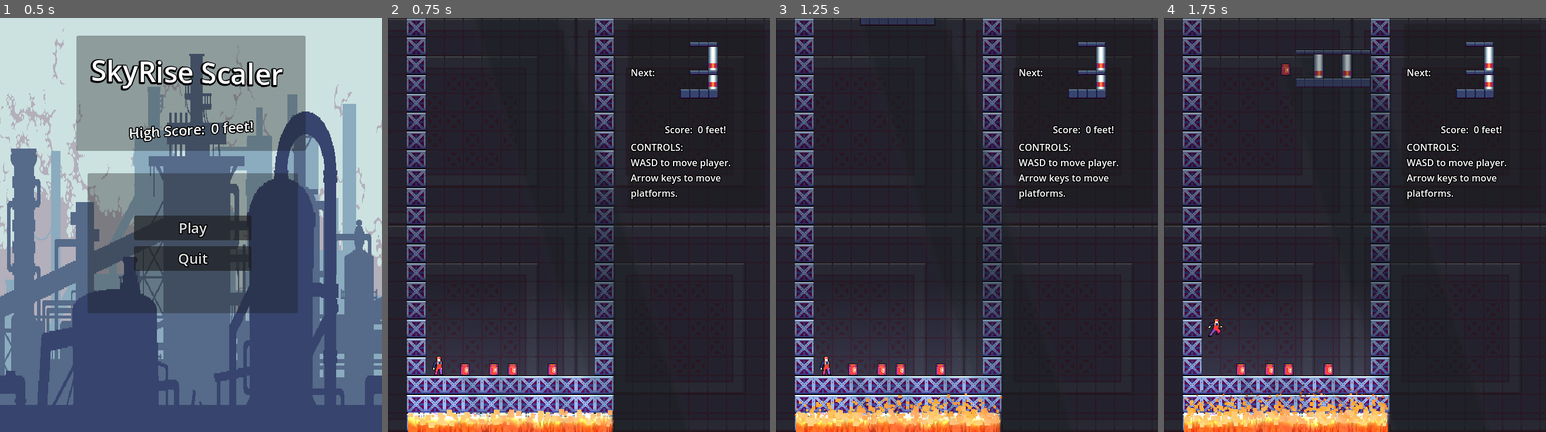
Above: before the commit, frames 1-4 (left to right).
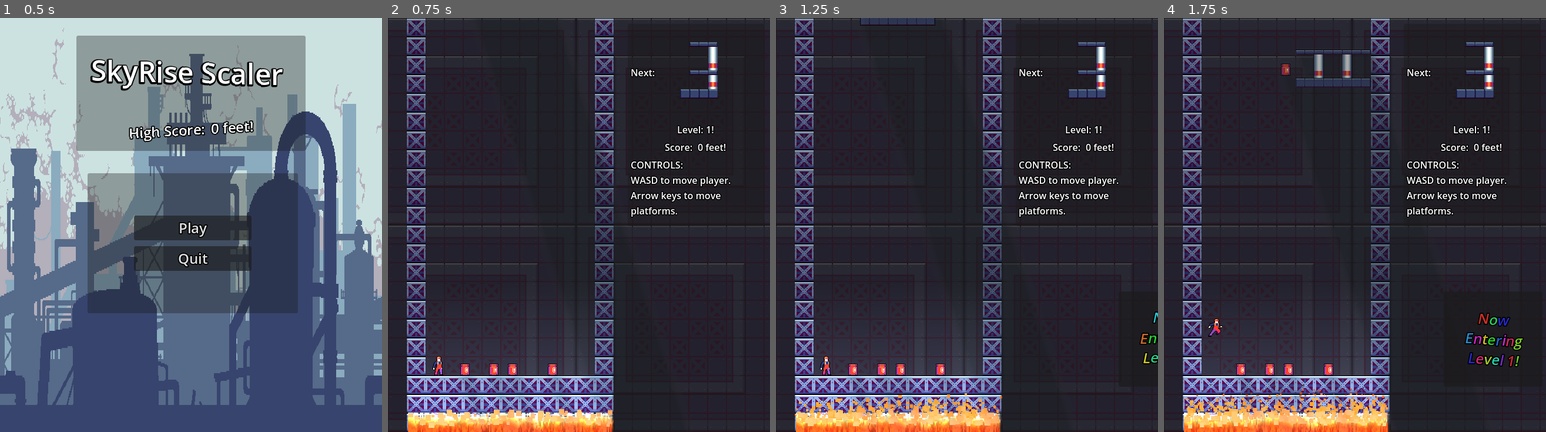
Above: after the commit, the same moments.

Repository: RexShipton/SkyRise-Scaler
Game: Godot game, scene res://scenes/main_menu.tscn
Two runs of this game, one before a commit and one after it. Both use one fixed random seed, a clock stepped at 60 frames per second and the inputs below. Sound files missing from this copy of the repository are replaced by a short silence.
Inputs (mouse positions are in pixels of both pictures, inside the frame that each line leads up to):
- Up to frame 1 (0.5 s): no input
- Up to frame 2 (0.75 s): click "Play" at 0.5 s
- Up to frame 3 (1.25 s): no input
- Up to frame 4 (1.75 s): move the mouse to (1439, 204) at 1.27 s; hold Right (block_right) from 1.28 s (still down); hold Down (block_fast_fall) from 1.28 s (still down); tap W (character_jump) at 1.52 s

Frame 1 is identical in both runs. In frame 2, 1.9% of the frame differs, in the area x 63-90%, y 25-49%; in frame 3, 2.1%; in frame 4, 2.6%, in the area x 63-95%, y 25-85%.
Error in both runs: Invalid operands 'float' and 'Nil' in operator '+'. (res://scenes/piece.gd:35)

Commit message:
Connected level stuff to HUD.

Diff:
--- a/new-game-project/scenes/hud.gd
+++ b/new-game-project/scenes/hud.gd
@@ -7,6 +7,11 @@
 @onready var click_sound: AudioStreamPlayer = $ClickSound
 @onready var game_over_main_menu_button: Button = $Center/GameOverPanel/MarginContainer/VBoxContainer/GameOverMainMenuButton
 @onready var next_tile_texture: TextureRect = $TopRight/MarginContainer/Panel/MarginContainer/VBoxContainer/HBoxContainer/NextTileHolder/TextureRect
+@onready var level_label: Label = $TopRight/MarginContainer/Panel/MarginContainer/VBoxContainer/HBoxContainer3/LevelLabel
+@onready var rich_level_text_label: RichTextLabel = $LevelAnimator/Panel/MarginContainer/VBoxContainer/RichLevelTextLabel
+@onready var level_animation_player: AnimationPlayer = $LevelAnimator/LevelAnimationPlayer
+
+const defaultRichTextString : String = "[wave amp=40.0 freq=5.0][i][center][rainbow]Now Entering Level "
 
 func _ready() -> void:
 	update_score()
@@ -19,6 +24,12 @@
 
 func update_tile(tileTexture : Texture) -> void:
 	next_tile_texture.texture = tileTexture
+
+func update_level(level : int) -> void:
+	level_label.text = str(level) + "!"
+	rich_level_text_label.text = defaultRichTextString + str(level) + "!"
+	level_animation_player.stop()
+	level_animation_player.play("play")
 
 func game_over() -> void:
 	game_over_panel.visible = true
--- a/new-game-project/scenes/hud.tscn
+++ b/new-game-project/scenes/hud.tscn
@@ -7,6 +7,43 @@
 [ext_resource type="AudioStream" uid="uid://b5td44yj4blkb" path="res://sounds/click.wav" id="5_wavpm"]
 [ext_resource type="AudioStream" uid="uid://btfxxodd8rhk7" path="res://sounds/switch.wav" id="6_2w2a0"]
 
+[sub_resource type="Animation" id="Animation_cgfk3"]
+length = 0.001
+tracks/0/type = "value"
+tracks/0/imported = false
+tracks/0/enabled = true
+tracks/0/path = NodePath(".:position")
+tracks/0/interp = 1
+tracks/0/loop_wrap = true
+tracks/0/keys = {
+"times": PackedFloat32Array(0),
+"transitions": PackedFloat32Array(1),
+"update": 0,
+"values": [Vector2(674, 465)]
+}
+
+[sub_resource type="Animation" id="Animation_qprsr"]
+resource_name = "play"
+length = 5.0
+tracks/0/type = "value"
+tracks/0/imported = false
+tracks/0/enabled = true
+tracks/0/path = NodePath(".:position")
+tracks/0/interp = 2
+tracks/0/loop_wrap = true
+tracks/0/keys = {
+"times": PackedFloat32Array(0, 1, 1.5, 3.46667, 4, 5),
+"transitions": PackedFloat32Array(1, 1, 1, 1, 1, 1),
+"update": 0,
+"values": [Vector2(674, 465), Vector2(480, 465), Vector2(440, 465), Vector2(440, 465), Vector2(480, 465), Vector2(674, 465)]
+}
+
+[sub_resource type="AnimationLibrary" id="AnimationLibrary_kx8yd"]
+_data = {
+"RESET": SubResource("Animation_cgfk3"),
+"play": SubResource("Animation_qprsr")
+}
+
 [node name="HUD" type="CanvasLayer"]
 script = ExtResource("1_y4rcl")
 
@@ -16,7 +53,7 @@
 anchor_left = 1.0
 anchor_right = 1.0
 offset_left = -242.0
-offset_bottom = 324.0
+offset_bottom = 354.0
 grow_horizontal = 0
 mouse_filter = 2
 
@@ -71,6 +108,20 @@
 grow_horizontal = 2
 grow_vertical = 2
 expand_mode = 1
+
+[node name="HBoxContainer3" type="HBoxContainer" parent="TopRight/MarginContainer/Panel/MarginContainer/VBoxContainer"]
+layout_mode = 2
+alignment = 1
+
+[node name="Label" type="Label" parent="TopRight/MarginContainer/Panel/MarginContainer/VBoxContainer/HBoxContainer3"]
+layout_mode = 2
+text = "Level:"
+label_settings = ExtResource("3_oia73")
+
+[node name="LevelLabel" type="Label" parent="TopRight/MarginContainer/Panel/MarginContainer/VBoxContainer/HBoxContainer3"]
+layout_mode = 2
+text = "1!"
+label_settings = ExtResource("3_oia73")
 
 [node name="HBoxContainer2" type="HBoxContainer" parent="TopRight/MarginContainer/Panel/MarginContainer/VBoxContainer"]
 layout_mode = 2
@@ -175,6 +226,54 @@
 stream = ExtResource("6_2w2a0")
 volume_db = -15.0
 
+[node name="LevelAnimator" type="Control" parent="."]
+layout_mode = 3
+anchors_preset = 0
+offset_left = 674.0
+offset_top = 465.0
+offset_right = 842.0
+offset_bottom = 627.0
+
+[node name="Panel" type="Panel" parent="LevelAnimator"]
+layout_mode = 2
+offset_right = 168.0
+offset_bottom = 162.0
+
+[node name="MarginContainer" type="MarginContainer" parent="LevelAnimator/Panel"]
+layout_mode = 1
+anchors_preset = 15
+anchor_right = 1.0
+anchor_bottom = 1.0
+grow_horizontal = 2
+grow_vertical = 2
+theme_override_constants/margin_left = 10
+theme_override_constants/margin_top = 10
+theme_override_constants/margin_right = 10
+theme_override_constants/margin_bottom = 10
+
+[node name="VBoxContainer" type="VBoxContainer" parent="LevelAnimator/Panel/MarginContainer"]
+layout_mode = 2
+
+[node name="Label" type="Label" parent="LevelAnimator/Panel/MarginContainer/VBoxContainer"]
+visible = false
+layout_mode = 2
+text = "Now Entering..."
+
+[node name="RichLevelTextLabel" type="RichTextLabel" parent="LevelAnimator/Panel/MarginContainer/VBoxContainer"]
+layout_mode = 2
+size_flags_vertical = 6
+theme_override_constants/outline_size = 7
+theme_override_font_sizes/italics_font_size = 24
+bbcode_enabled = true
+text = "[wave amp=40.0 freq=5.0][i][center][rainbow]Now Entering Level 2!"
+fit_content = true
+scroll_active = false
+
+[node name="LevelAnimationPlayer" type="AnimationPlayer" parent="LevelAnimator"]
+libraries = {
+"": SubResource("AnimationLibrary_kx8yd")
+}
+
 [connection signal="focus_entered" from="Center/GameOverPanel/MarginContainer/VBoxContainer/GameOverMainMenuButton" to="." method="play_switch_sound"]
 [connection signal="mouse_entered" from="Center/GameOverPanel/MarginContainer/VBoxContainer/GameOverMainMenuButton" to="." method="_on_game_over_main_menu_button_mouse_entered"]
 [connection signal="pressed" from="Center/GameOverPanel/MarginContainer/VBoxContainer/GameOverMainMenuButton" to="." method="_on_game_over_main_menu_button_pressed"]
--- a/new-game-project/scenes/map_looper.gd
+++ b/new-game-project/scenes/map_looper.gd
@@ -9,7 +9,7 @@
 
 @onready var score_updater: Timer = $ScoreUpdater
 
-signal updateLevel
+signal updateLevel(level : int)
 
 var tileMaps : Array
 var tileHeight : float = 640
@@ -22,6 +22,7 @@
 
 var connectedPieces : Array
 
+var level : int = 0
 var active : bool = false
 var gameOver : bool = false
 var totalDistanceDropped : float = 0
@@ -110,40 +111,48 @@
 	if ScoreManager.stopMapOnGameOver:
 		active = false
 
+func changeLevel(tempLevel : int) -> void:
+	if level == tempLevel: return
+
+	level = tempLevel
+	updateLevel.emit(tempLevel)
+
 func _on_score_updater_timeout() -> void:
 
 	ScoreManager.scoreResource.change_score(totalDistanceDropped)
 	var score = ScoreManager.scoreResource.score
-	var multiple_past_2k = 1
+	if score < 49:
+		mapDropSpeed = 10
+		changeLevel(1)
 	if score > 49 and score < 100:
 		mapDropSpeed = 15
-		updateLevel.emit(2)
+		changeLevel(2)
 	if score > 99 and score < 200:
 		mapDropSpeed = 20
-		updateLevel.emit(3)
+		changeLevel(3)
 	if score > 199 and score < 300:
 		mapDropSpeed = 25
-		updateLevel.emit(4)
+		changeLevel(4)
 	if score > 299 and score < 500:
 		mapDropSpeed = 30
-		updateLevel.emit(5)
+		changeLevel(5)
 	if score > 499 and score < 750:
 		mapDropSpeed = 35
-		updateLevel.emit(6)
+		changeLevel(6)
 	if score > 749 and score < 1000:
 		mapDropSpeed = 40
-		updateLevel.emit(7)
+		changeLevel(7)
 	if score > 999 and score < 1250:
 		mapDropSpeed = 45
-		updateLevel.emit(8)
+		changeLevel(8)
 	if score > 1249 and score < 1500:
 		mapDropSpeed = 50
-		updateLevel.emit(9)
+		changeLevel(9)
 	if score > 1499 and score < 2000:
 		mapDropSpeed = 55
-		updateLevel.emit(10)
+		changeLevel(10)
 	if score > 2000:
-		if score > (2000 + (500 * multiple_past_2k)):
-			multiple_past_2k += 1
-			updateLevel.emit(5 + multiple_past_2k)
+		var multiple_past_2k : int = floorf((score - 2000) / 500)
+		mapDropSpeed = 55
+		changeLevel(10 + multiple_past_2k)
 	ScoreManager.scoreResource.change_map_speed(mapDropSpeed)
--- a/new-game-project/world.tscn
+++ b/new-game-project/world.tscn
@@ -170,6 +170,7 @@
 [connection signal="game_over" from="." to="HUD" method="game_over"]
 [connection signal="next_piece_picked" from="." to="HUD" method="update_tile"]
 [connection signal="piece_placed" from="." to="MapLooper" method="add_piece"]
+[connection signal="updateLevel" from="MapLooper" to="HUD" method="update_level"]
 [connection signal="timeout" from="spawnTimer" to="." method="_on_spawn_timer_timeout"]
 [connection signal="body_entered" from="spawnArea" to="." method="_on_spawn_area_body_entered"]
 [connection signal="body_exited" from="spawnArea" to="." method="_on_spawn_area_body_exited"]
Not shown: 1 places in new-game-project/scenes/hud.tscn that only renumber resources
